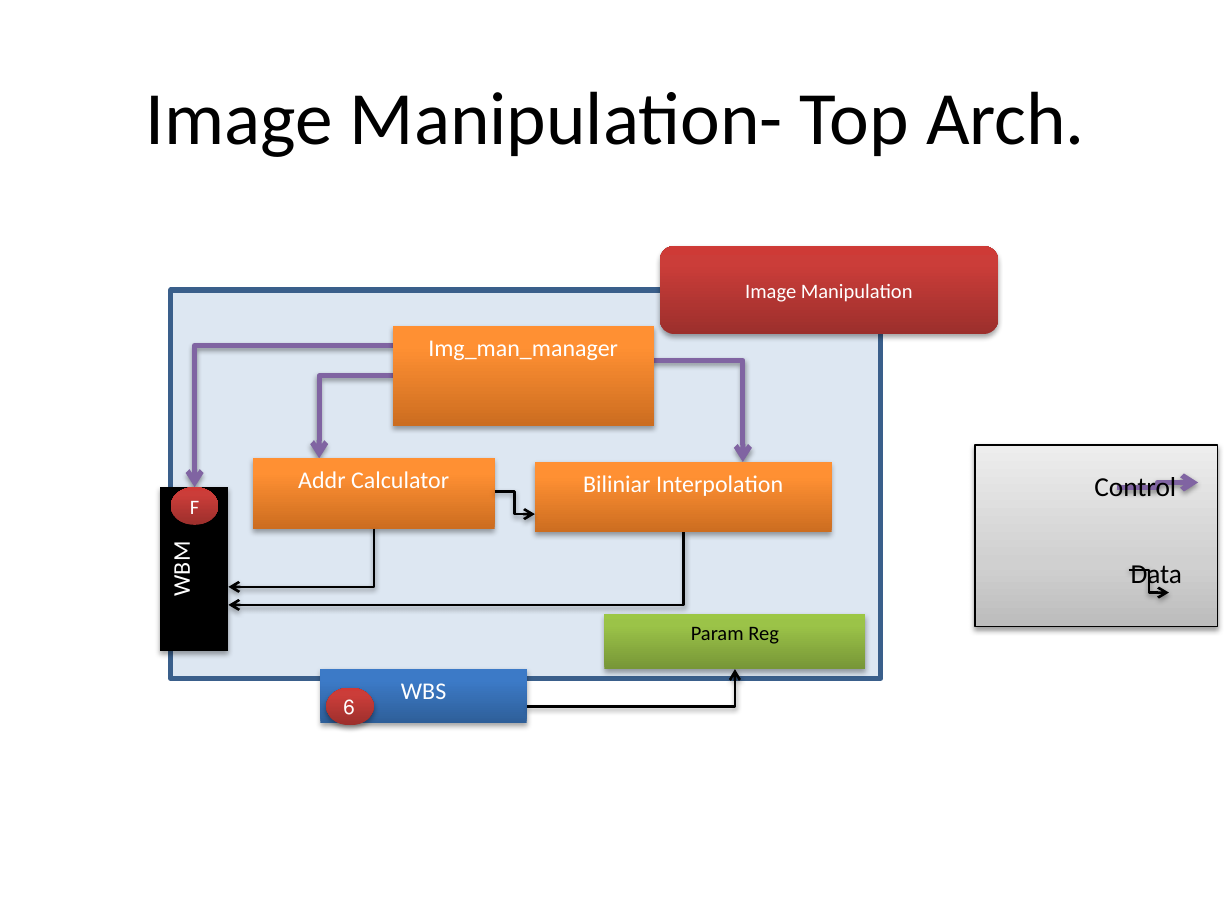
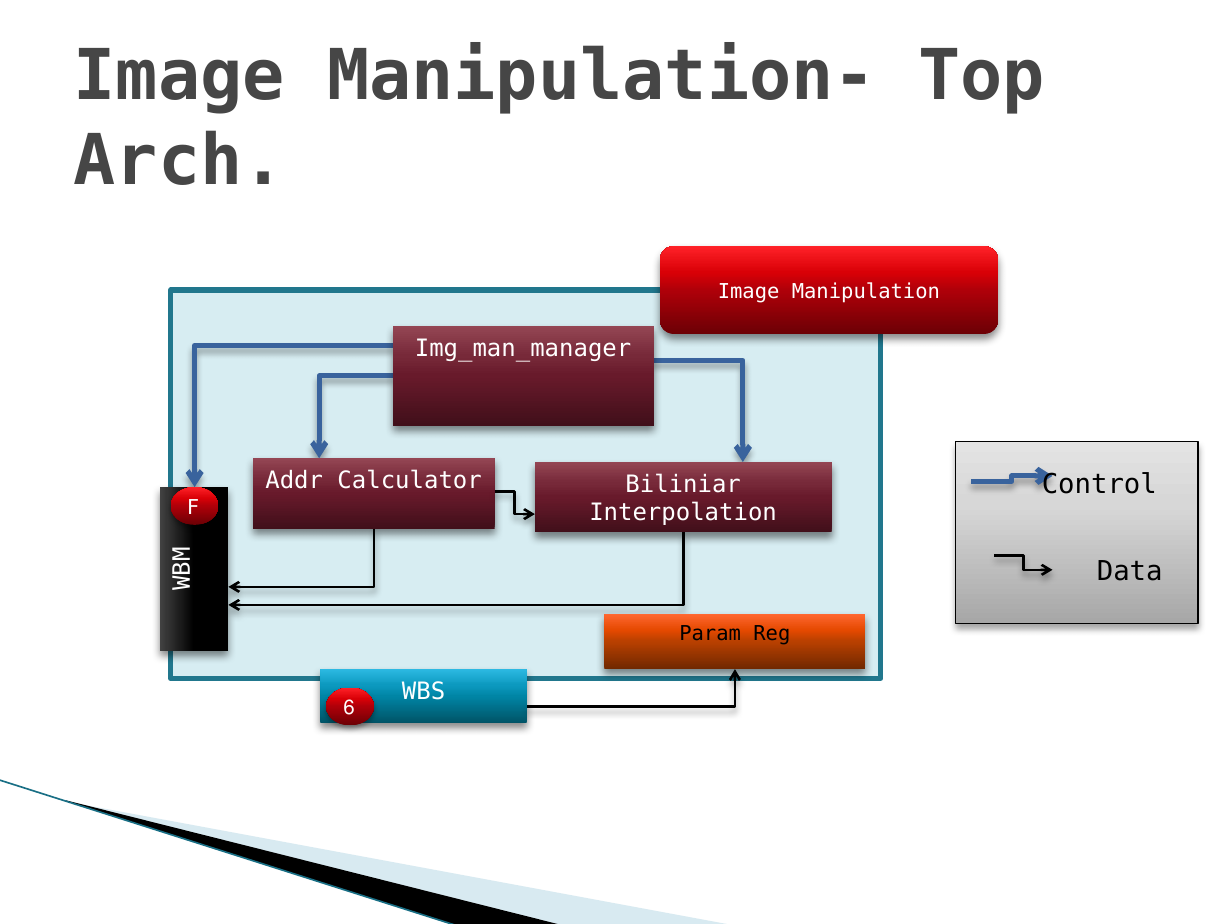
Before and after one commit to shizzz88/image-rotation-technion-ee, a slide deck: slide 1 of Presentation/diagram.pptx. Drawn at 1232x924 pixels with LibreOffice and Linux fonts; fonts in the diff are those of the drawing; background and template pictures are left out. Boxes give left, top, right and bottom in pixels: in the first picture for what was removed or moved away, otherwise in the second. Text is boxed around its words. In the diff, an @@ line names an element or a change of style, - is before the commit and + after.

```diff
--- a/Presentation/diagram.pptx
+++ b/Presentation/diagram.pptx
@@ title "Image Manipulation- Top Arch." at <box>74,43,1045,185</box>: size 44 to 41 pt, font Calibri to DejaVu Sans Mono, text colour #000000 to #464646, bold on; alignment centre to left @@
@@ rounded rectangle "Image Manipulation" at <box>659,246,998,334</box>: font Calibri to DejaVu Sans Mono; fill gradient #9C2F2D to #CB3E3A to #CE3B37 to gradient #6D0005 to #B00008 to #DA0008 to #FF2429; shadow changed @@
@@ rectangle at <box>171,290,881,678</box>: fill #4F81BD at 19% opacity to #2DA2BF at 19% opacity; outline #3A5F8C 3 pt to #21788D 3 pt @@
@@ font Calibri to DejaVu Sans Mono; fill gradient #CC6E20 to #FF9034 to #FF9136 to gradient #420F1A to #681A2B to #772939 to #944755; shadow changed in 3 elements at <box>535,462,832,532</box>, <box>253,458,494,529</box>, <box>393,326,654,426</box> @@
@@ elbow arrow (393, 346) - (195, 487): stroke #8064A2 3 pt to #39639D 3 pt @@
@@ elbow arrow (393, 376) - (319, 458): stroke #8064A2 3 pt to #39639D 3 pt @@
@@ elbow arrow (654, 361) - (743, 462): stroke #8064A2 3 pt to #39639D 3 pt @@
@@ 2 texts, 1 rectangle: place and size @@
-2 texts, 1 rectangle at <box>975,445,1217,627</box>
+2 texts, 1 rectangle at <box>956,441,1199,623</box>
@@ rectangle at <box>956,441,1199,623</box>: fill gradient #BDBDBD to #D1D1D1 to #EEEEEE to gradient #A7A7A7 to #D8D8D8 to #E4E4E4; shadow changed @@
@@ text "Control" at <box>1042,471,1157,494</box>: font Calibri to DejaVu Sans Mono @@
@@ elbow arrow moved from (1116, 488) - (1198, 483) to (971, 482) - (1052, 476) @@
@@ elbow arrow (971, 482) - (1052, 476): stroke #8064A2 3 pt to #39639D 3 pt @@
@@ rectangle "WBM" at <box>160,487,229,651</box>: font Calibri to DejaVu Sans Mono; fill #000000 to gradient #000000 to #1D1D1D to #424242; shadow changed @@
@@ ellipse "F" at <box>171,487,219,525</box>: font Calibri to DejaVu Sans Mono; fill gradient #9C2F2D to #CB3E3A to #CE3B37 to gradient #6D0005 to #B00008 to #DA0008 to #FF2429 @@
@@ text "Data" at <box>1097,560,1163,581</box>: font Calibri to DejaVu Sans Mono @@
@@ elbow arrow moved from (1129, 570) - (1169, 593) to (994, 556) - (1052, 570) @@
@@ rectangle "Param Reg" at <box>605,614,866,669</box>: font Calibri to DejaVu Sans Mono; fill gradient #779737 to #9BC348 to #9DC746 to gradient #732800 to #B94100 to #E64900 to #FF6933; shadow changed @@
@@ rectangle "WBS" at <box>320,669,526,723</box>: font Calibri to DejaVu Sans Mono; fill gradient #2F5F99 to #3D7CC7 to #3A7CCB to gradient #005367 to #0086A7 to #0E9ABE to #2CB9E3; shadow changed @@
@@ ellipse "6" at <box>326,687,375,726</box>: font Calibri to DejaVu Sans Mono; fill gradient #9C2F2D to #CB3E3A to #CE3B37 to gradient #6D0005 to #B00008 to #DA0008 to #FF2429 @@
@@ line added from (0, 780) to (457, 924), #97C5D8 0.95 pt @@
@@ freeform shape added at <box>65,800,563,924</box>, fill #000000 @@
@@ freeform shape added at <box>68,801,733,924</box>, fill #A0CBDC at 40% opacity @@
```
Also in this commit, not shown: 4 other files.
